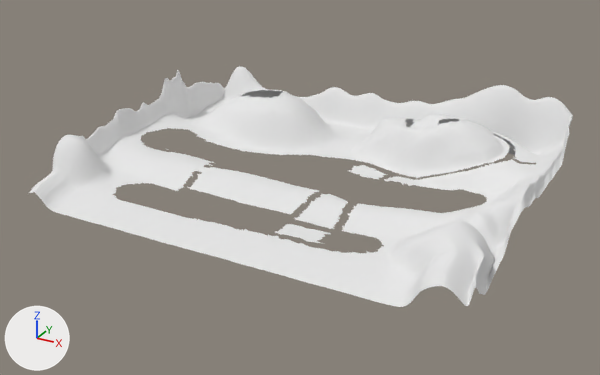
What one commit did to the FBX model Simulador de Entrega/Assets/Prefabs/Terreno/F1f25.fbx.
Camera for both pictures: a camera (50 mm lens) standing at (1176.0, -2270.0, 1061.0) and looking at (0.0, -132.0, -8.0). Lighting does not change. The marker at lower left points along +X, +Y and +Z. Where no turn or scale is listed for an object, it has been applied to the vertices.

Objects in the first picture: 'Terreno'.
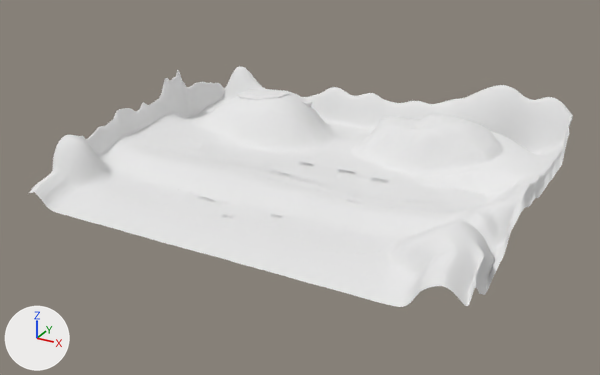
Diff of the bpy script that builds the scene:
```diff
--- a/Simulador de Entrega/Assets/Prefabs/Terreno/F1f25.fbx.py
+++ b/Simulador de Entrega/Assets/Prefabs/Terreno/F1f25.fbx.py
@@ me_calcadapraia @@
+me_calcadapraia.from_pydata(...)  # 682 vertices, 673 faces; spans x -507.0..339.0, y -35.0..106.0, z -10.0..6.0
+me_calcadapraia.materials.append(mat_material)  # its picture is missing
@@ me_ruacidadeo @@
+me_ruacidadeo.from_pydata(...)  # 460 vertices, 366 faces; spans x -688.0..283.0, y 209.0..569.0, z -2.0..45.0
+me_ruacidadeo.materials.append(mat_material)  # its picture is missing
@@ me_calcadacidadel @@
+me_calcadacidadel.from_pydata(...)  # 492 vertices, 499 faces; spans x -189.0..495.0, y 257.0..472.0, z 2.0..38.0
+me_calcadacidadel.materials.append(mat_material)  # its picture is missing
@@ me_ruagotical @@
+me_ruagotical.from_pydata(...)  # 515 vertices, 430 faces; spans x 54.0..631.0, y 491.0..811.0, z 4.0..162.0
+me_ruagotical.materials.append(mat_material)  # its picture is missing
@@ me_ruapraia @@
+me_ruapraia.from_pydata(...)  # 851 vertices, 670 faces; spans x -538.0..366.0, y -59.0..241.0, z -22.0..41.0
+me_ruapraia.materials.append(mat_material)  # its picture is missing
@@ me_ruacidadel @@
+me_ruacidadel.from_pydata(...)  # 493 vertices, 395 faces; spans x -188.0..535.0, y 217.0..507.0, z -7.0..38.0
+me_ruacidadel.materials.append(mat_material)  # its picture is missing
@@ me_calcadacidadeo @@
+me_calcadacidadeo.from_pydata(...)  # 399 vertices, 376 faces; spans x -654.0..43.0, y 241.0..536.0, z 5.0..43.0
+me_calcadacidadeo.materials.append(mat_material)  # its picture is missing
@@ me_ruagoticao @@
+me_ruagoticao.from_pydata(...)  # 210 vertices, 220 faces; spans x -489.0..-220.0, y 608.0..768.0, z 90.0..157.0
+me_ruagoticao.materials.append(mat_material)  # its picture is missing
@@ ob_calcadapraia @@
+ob_calcadapraia = bpy.data.objects.new('CalcadaPraia', me_calcadapraia)
+ob_calcadapraia.location = (40.0, -446.0, 8.0)
@@ ob_ruacidadeo @@
+ob_ruacidadeo = bpy.data.objects.new('RuaCidadeO', me_ruacidadeo)
+ob_ruacidadeo.location = (40.0, -446.0, 8.0)
@@ ob_calcadacidadel @@
+ob_calcadacidadel = bpy.data.objects.new('CalcadaCidadeL', me_calcadacidadel)
+ob_calcadacidadel.location = (40.0, -446.0, 8.0)
@@ ob_ruagotical @@
+ob_ruagotical = bpy.data.objects.new('RuaGoticaL', me_ruagotical)
+ob_ruagotical.location = (40.0, -446.0, 8.0)
@@ ob_ruapraia @@
+ob_ruapraia = bpy.data.objects.new('RuaPraia', me_ruapraia)
+ob_ruapraia.location = (40.0, -446.0, 8.0)
@@ ob_ruacidadel @@
+ob_ruacidadel = bpy.data.objects.new('RuaCidadeL', me_ruacidadel)
+ob_ruacidadel.location = (40.0, -446.0, 8.0)
@@ ob_calcadacidadeo @@
+ob_calcadacidadeo = bpy.data.objects.new('CalcadaCidadeO', me_calcadacidadeo)
+ob_calcadacidadeo.location = (40.0, -446.0, 8.0)
@@ ob_ruagoticao @@
+ob_ruagoticao = bpy.data.objects.new('RuaGoticaO', me_ruagoticao)
+ob_ruagoticao.location = (40.0, -446.0, 8.0)
```

Where the change shows, as pixel boxes (x1, y1, x2, y2) in the pictures (600 x 375 px):
'RuaPraia', added: after (111, 165, 384, 254)
'RuaCidadeL', added: after (250, 161, 488, 213)
'RuaCidadeO', added: after (139, 128, 416, 180)
'CalcadaPraia', added: after (120, 187, 375, 249)
'CalcadaCidadeL', added: after (255, 167, 477, 207)
'CalcadaCidadeO', added: after (149, 132, 353, 170)
'RuaGoticaL', added: after (380, 117, 541, 180)
'RuaGoticaO', added: after (239, 89, 313, 108)
